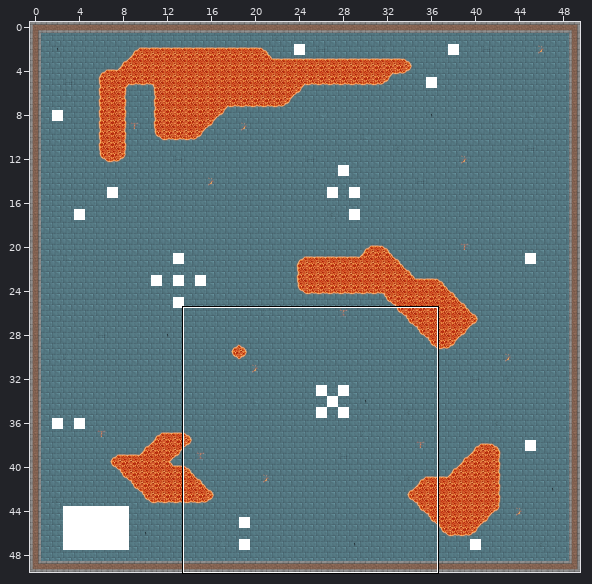
Two states of a Tiled map, Assessment 3/Levels/level1 50x50.tmx. Above, an overview of the earlier version with the close-up marked.
Close-up. Before the edit:
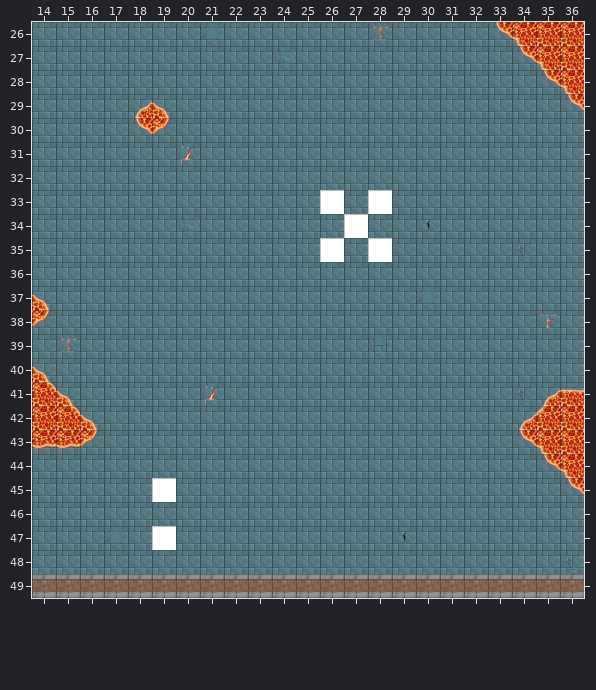
Cells are 64x64 px. Shown: x 14..36, y 26..49. The commit also changed other parts of the map, which this record leaves out.
The result:
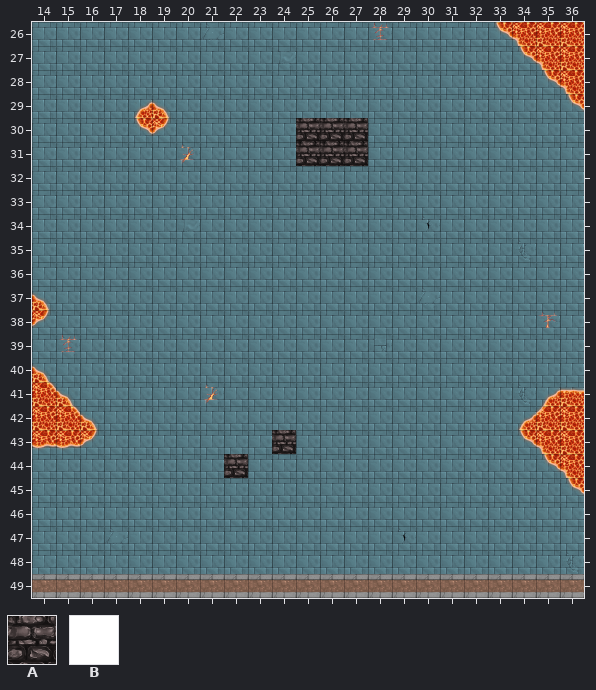
Key: from "All Tiles": A 0, B 64.
_ is an empty cell.
Tiles replaced or removed in this view: B.
From old to new:
Changed rows in their new state; . is an unchanged cell.
Layer "Enemy":
first column x 25:
30 AAA.
31 AAA.
33 ._._
34 .._.
35 ._._
first column x 19:
43 .....A
44 ...A..
45 _.....
47 _.....
Where, in picture pixels (left, top, right, bottom), the same in both close-ups:
added: (296, 118, 368, 166)
removed: (320, 190, 392, 262)
added: (272, 430, 296, 454)
added: (224, 454, 248, 478)
removed: (152, 478, 176, 502)
removed: (152, 526, 176, 550)
